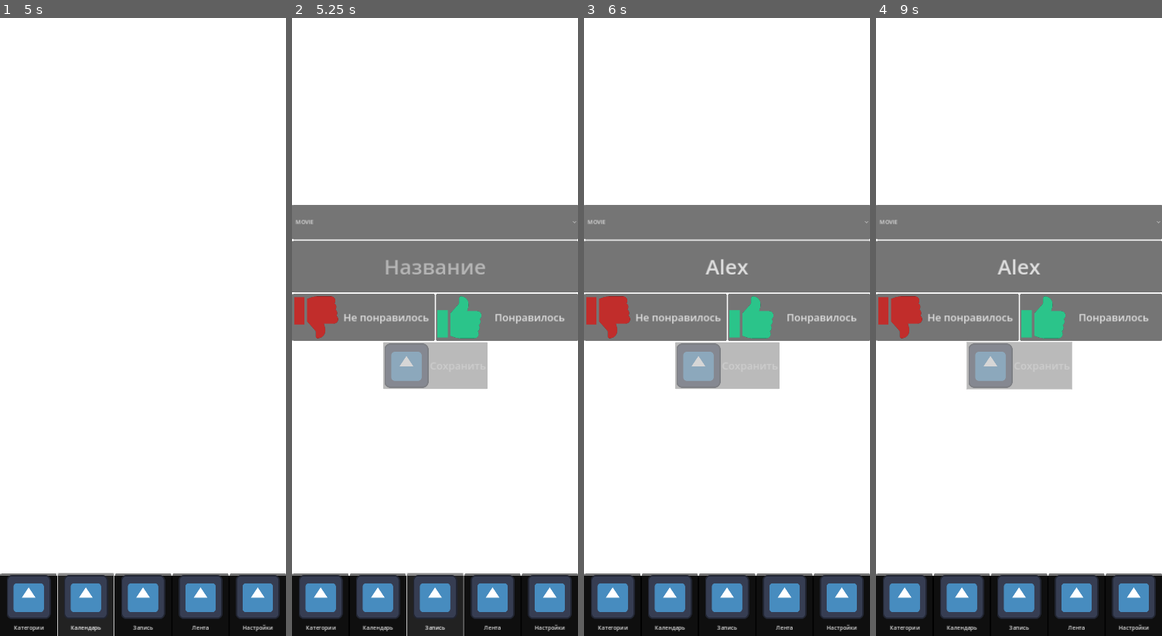
Above: before the commit, frames 1-4 (left to right).
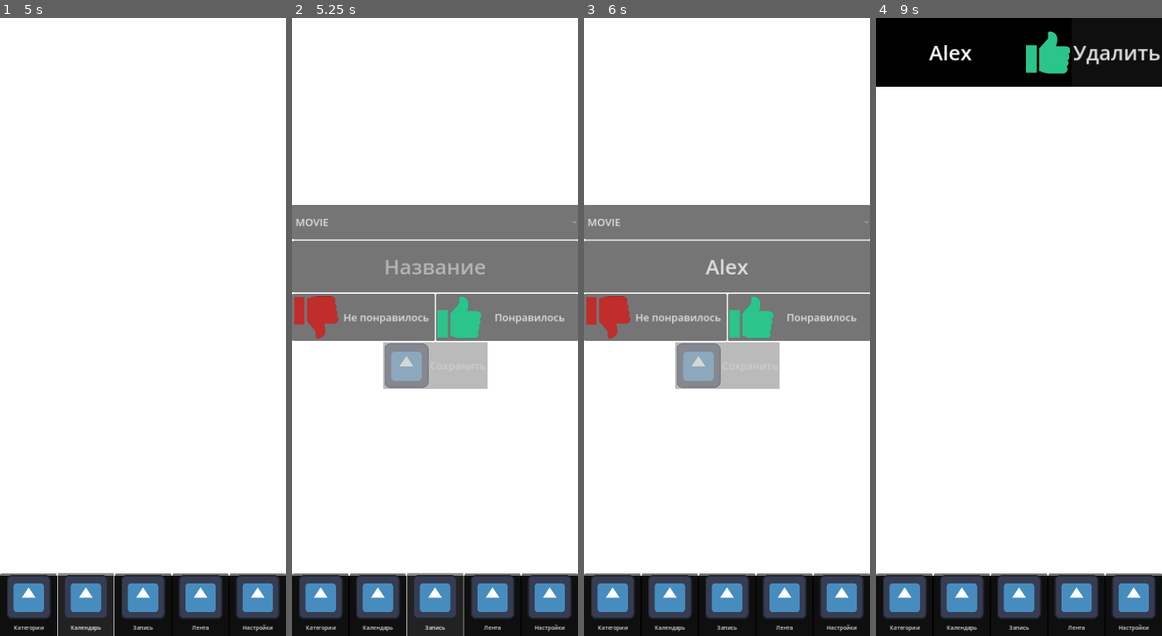
Above: after the commit, the same moments.

Repository: Maweill/ent-log-app
Game: Godot game, scene res://scenes/main/main.tscn
Same seed, same stepped clock (60 frames per second), same inputs: the game is played once before the commit and once after it. The engine's default icon, where the game draws it, is replaced by a stand-in: a white triangle on a blue panel in a dark square.
Inputs (mouse positions are in pixels of both pictures, inside the frame that each line leads up to):
- Up to frame 1 (5 s): click "Категории" at 0.5 s; click "Фильмы" at 1.25 s; click "Книги" at 2 s; click "Музыка" at 2.75 s; click "Игры" at 3.5 s; click "Календарь" at 4.25 s
- Up to frame 2 (5.25 s): click "Запись" at 5 s
- Up to frame 3 (6 s): click (727, 265) at 5.77 s; type "Alex" at 5.85 s
- Up to frame 4 (9 s): click "MOVIE" at 6.5 s; click "Не понравилось" at 7.25 s; click "Понравилось" at 8 s; click (1019, 364) at 8.75 s, where only the run after the commit has a clickable "Сохранить"

Frame 1 is identical in both runs. In frame 2, less than 0.1% of the frame differs, in the area x 1-13%, y 32-34%; in frame 3, less than 0.1%; in frame 4, 36%, in the area x 0-100%, y 0-61%.

Commit message:
В меню добавления записи по дефолту выбрана категория кино

Diff:
--- a/scenes/ui/new_record_menu/new_record_menu.gd
+++ b/scenes/ui/new_record_menu/new_record_menu.gd
@@ -38,7 +38,8 @@
 
 func _init_category_button() -> void:
 	for category in Enums.ModelType:
-		_category_option_button.add_item(category, Enums.ModelType[category])
+		_category_option_button.add_item(category, Enums.ModelType[category] + 1)
+	_category_name = _category_option_button.get_item_text(0)
 
 
 func _add_model() -> void:
--- a/scenes/ui/new_record_menu/new_record_menu.tscn
+++ b/scenes/ui/new_record_menu/new_record_menu.tscn
@@ -35,6 +35,7 @@
 unique_name_in_owner = true
 custom_minimum_size = Vector2(0, 100)
 layout_mode = 2
+theme_override_font_sizes/font_size = 30
 
 [node name="Name" type="LineEdit" parent="FormElements"]
 unique_name_in_owner = true
--- a/scripts/base_menu.gd
+++ b/scripts/base_menu.gd
@@ -4,6 +4,7 @@
 
 var type: Enums.MenuType
 
+@warning_ignore("unused_parameter")
 func configure(args: Array = []) -> void:
 	pass
 
